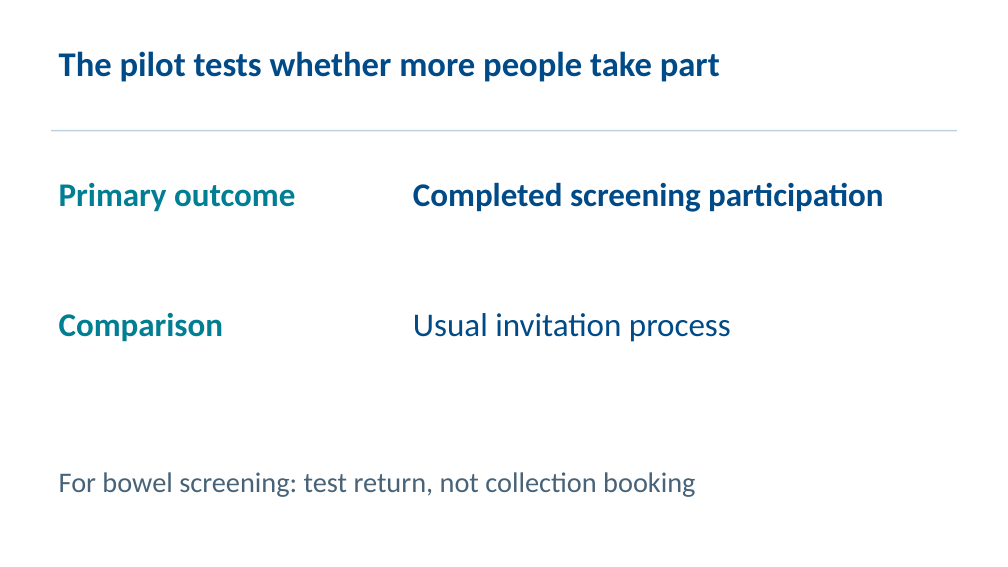
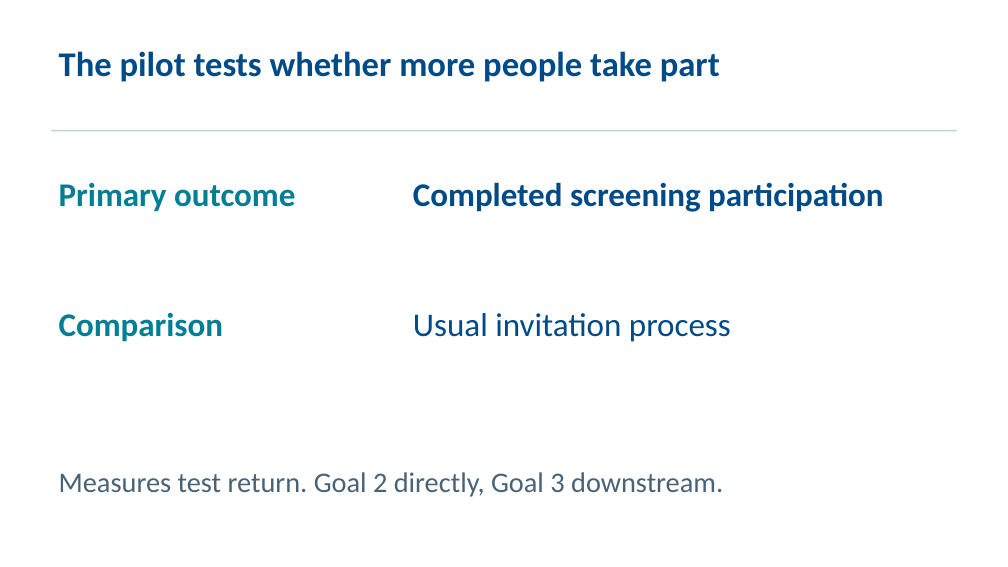
Before and after one commit to rromppanen/junction26, a slide deck: slide 14 of docs/pitch/farmagusta-screening-attendance.pptx (slide 13 before the commit). Drawn at 1008x567 pixels with LibreOffice and Linux fonts; fonts in the diff are those of the drawing. Boxes give left, top, right and bottom in pixels: in the first picture for what was removed or moved away, otherwise in the second. Text is boxed around its words. In the diff, an @@ line names an element or a change of style, - is before the commit and + after.

```diff
--- a/docs/pitch/farmagusta-screening-attendance.pptx
+++ b/docs/pitch/farmagusta-screening-attendance.pptx
@@ text at [59, 472, 723, 497]: text changed @@
-For bowel screening: test return, not collection booking
+Measures test return. Goal 2 directly, Goal 3 downstream.
```
Also in this commit, not shown: 6 other slides changed, 2 slides added, 1 slide removed.
